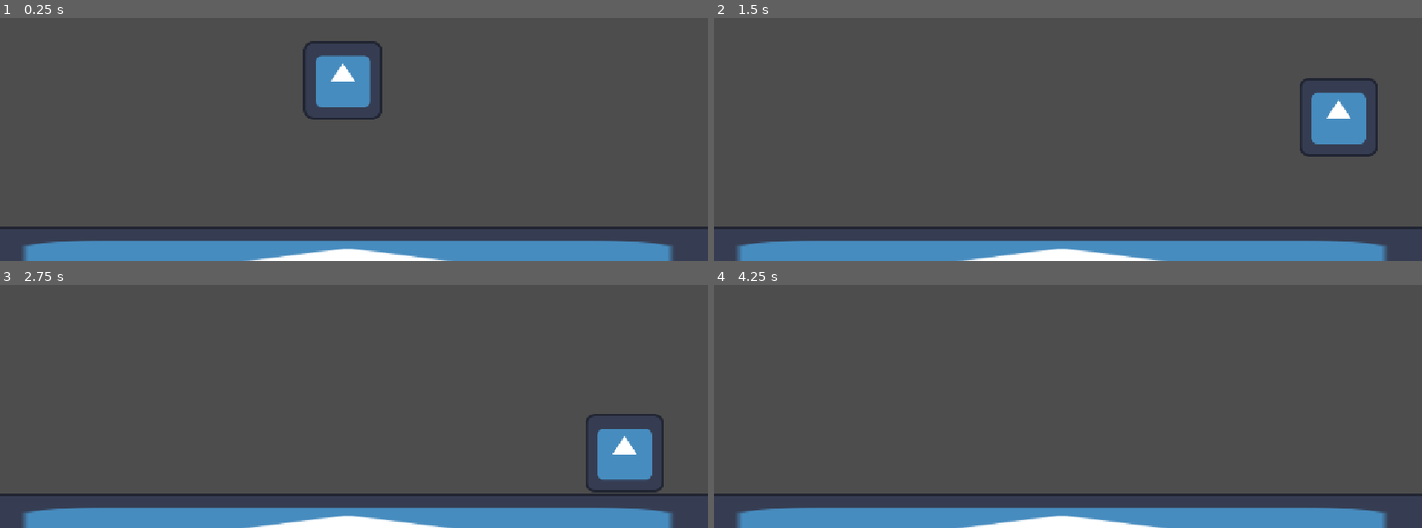
Above: before the commit, frames 1-4 (two rows, left to right).
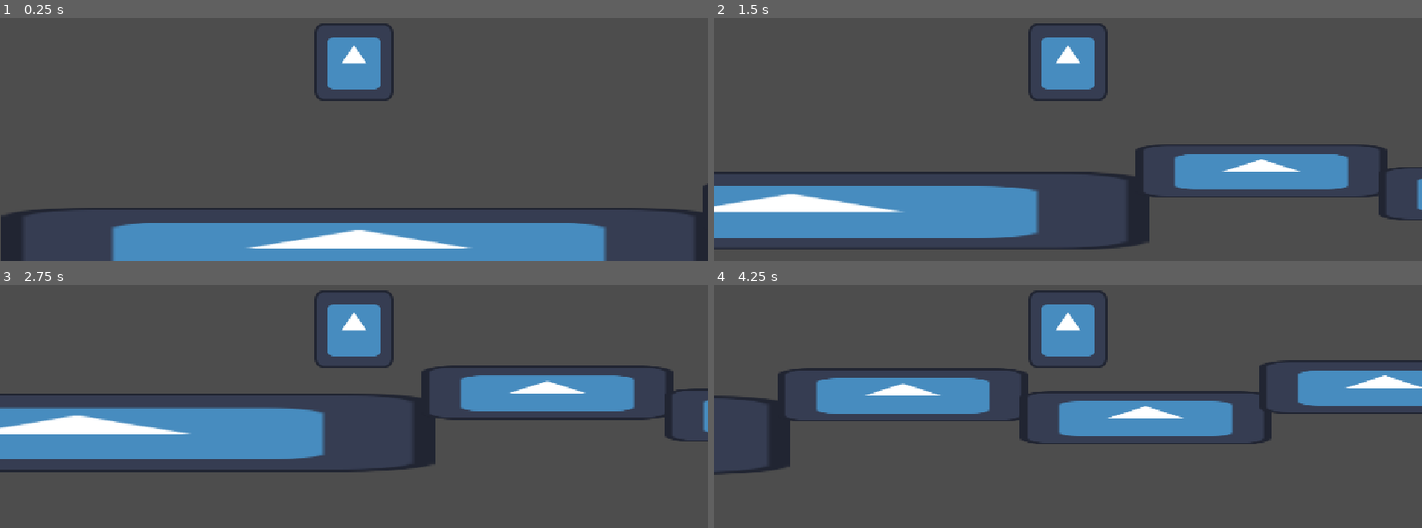
Above: after the commit, the same moments.

Repository: lucassillitoe/Steel_Jam_4_repo
Game: Godot game, scene res://Scenes/world.tscn
Same seed, same stepped clock (60 frames per second), same inputs: the game is played once before the commit and once after it. The engine's default icon, where the game draws it, is replaced by a stand-in: a white triangle on a blue panel in a dark square.
Inputs:
- Up to frame 1 (0.25 s): no input
- Up to frame 2 (1.5 s): hold D (Right) from 0.53 s (still down); tap W (Jump) at 0.77 s
- Up to frame 3 (2.75 s): tap W (Jump) at 1.52 s; release D (Right) at 2.03 s; hold A (Left) from 2.03 s (still down)
- Up to frame 4 (4.25 s): release A (Left) at 2.78 s; hold D (Right) from 2.78 s (still down); tap W (Jump) at 3.02, 3.77 s

The runs differ from the first frame. In frame 1, 13% of the frame differs, in the area x 0-100%, y 2-100%; in frame 2, 28%; in frame 3, 30%; in frame 4, 24%.

Commit message:
Added level generation/ loading

Diff:
--- a/steel-jam-4/Scenes/Player.tscn
+++ b/steel-jam-4/Scenes/Player.tscn
@@ -30,3 +30,5 @@
 shape = SubResource("RectangleShape2D_cxr5p")
 
 [node name="Player" type="Node2D" parent="." unique_id=1124715086]
+
+[node name="Camera2D" type="Camera2D" parent="." unique_id=1253609222]
--- /dev/null
+++ b/steel-jam-4/Scenes/level_1.tscn
@@ -0,0 +1,46 @@
+[gd_scene format=3 uid="uid://0hfb7pye7juf"]
+
+[ext_resource type="Texture2D" uid="uid://bstjl6eg77tw5" path="res://icon.svg" id="1_3hls8"]
+
+[sub_resource type="RectangleShape2D" id="RectangleShape2D_p73qd"]
+size = Vector2(130, 128)
+
+[node name="Level1" type="Node2D" unique_id=1862300251]
+
+[node name="Platform" type="StaticBody2D" parent="." unique_id=114860117]
+position = Vector2(179, 590)
+scale = Vector2(3.2000012, 0.68)
+metadata/_edit_group_ = true
+
+[node name="Sprite2D" type="Sprite2D" parent="Platform" unique_id=1827378005]
+texture = ExtResource("1_3hls8")
+
+[node name="CollisionShape2D" type="CollisionShape2D" parent="Platform" unique_id=66424875]
+shape = SubResource("RectangleShape2D_p73qd")
+
+[node name="Platform2" type="StaticBody2D" parent="." unique_id=1444496530]
+position = Vector2(574, 627)
+scale = Vector2(3.2000012, 0.68)
+metadata/_edit_group_ = true
+
+[node name="Sprite2D" type="Sprite2D" parent="Platform2" unique_id=344250314]
+texture = ExtResource("1_3hls8")
+
+[node name="CollisionShape2D" type="CollisionShape2D" parent="Platform2" unique_id=1765855797]
+shape = SubResource("RectangleShape2D_p73qd")
+
+[node name="Platform3" type="StaticBody2D" parent="." unique_id=1669109673]
+position = Vector2(963, 577)
+scale = Vector2(3.2000012, 0.68)
+metadata/_edit_group_ = true
+
+[node name="Sprite2D" type="Sprite2D" parent="Platform3" unique_id=255070185]
+texture = ExtResource("1_3hls8")
+
+[node name="CollisionShape2D" type="CollisionShape2D" parent="Platform3" unique_id=1005082706]
+shape = SubResource("RectangleShape2D_p73qd")
+
+[node name="StartMarker" type="Marker2D" parent="." unique_id=1066193840]
+
+[node name="EndMarker" type="Marker2D" parent="." unique_id=1646833628]
+position = Vector2(1152, 0)
--- /dev/null
+++ b/steel-jam-4/Scenes/level_2.tscn
@@ -0,0 +1,46 @@
+[gd_scene format=3 uid="uid://b5txh8gsi65ks"]
+
+[ext_resource type="Texture2D" uid="uid://bstjl6eg77tw5" path="res://icon.svg" id="1_jg0dc"]
+
+[sub_resource type="RectangleShape2D" id="RectangleShape2D_p73qd"]
+size = Vector2(130, 128)
+
+[node name="Level2" type="Node2D" unique_id=1121499362]
+
+[node name="Platform" type="StaticBody2D" parent="." unique_id=998286537]
+position = Vector2(191.99998, 626)
+scale = Vector2(3.2000012, 0.68)
+metadata/_edit_group_ = true
+
+[node name="Sprite2D" type="Sprite2D" parent="Platform" unique_id=400871580]
+texture = ExtResource("1_jg0dc")
+
+[node name="CollisionShape2D" type="CollisionShape2D" parent="Platform" unique_id=1150098569]
+shape = SubResource("RectangleShape2D_p73qd")
+
+[node name="Platform2" type="StaticBody2D" parent="." unique_id=83722427]
+position = Vector2(569, 576)
+scale = Vector2(3.2000012, 0.68)
+metadata/_edit_group_ = true
+
+[node name="Sprite2D" type="Sprite2D" parent="Platform2" unique_id=2066318589]
+texture = ExtResource("1_jg0dc")
+
+[node name="CollisionShape2D" type="CollisionShape2D" parent="Platform2" unique_id=650985991]
+shape = SubResource("RectangleShape2D_p73qd")
+
+[node name="Platform3" type="StaticBody2D" parent="." unique_id=1126115678]
+position = Vector2(950, 622)
+scale = Vector2(3.2000012, 0.68)
+metadata/_edit_group_ = true
+
+[node name="Sprite2D" type="Sprite2D" parent="Platform3" unique_id=932120735]
+texture = ExtResource("1_jg0dc")
+
+[node name="CollisionShape2D" type="CollisionShape2D" parent="Platform3" unique_id=63334223]
+shape = SubResource("RectangleShape2D_p73qd")
+
+[node name="StartMarker" type="Marker2D" parent="." unique_id=1988297562]
+
+[node name="EndMarker" type="Marker2D" parent="." unique_id=1560015450]
+position = Vector2(1152, 0)
--- a/steel-jam-4/Scenes/world.tscn
+++ b/steel-jam-4/Scenes/world.tscn
@@ -1,23 +1,28 @@
 [gd_scene format=3 uid="uid://bkuljb8ttmm4u"]
 
+[ext_resource type="Script" uid="uid://w61ke2cfyl54" path="res://Scripts/world.gd" id="1_5a7ea"]
 [ext_resource type="Texture2D" uid="uid://bstjl6eg77tw5" path="res://Assets/Icons/icon.svg" id="1_go701"]
 [ext_resource type="PackedScene" uid="uid://8n0qk2i80rta" path="res://Scenes/Player.tscn" id="2_5a7ea"]
+[ext_resource type="PackedScene" uid="uid://0hfb7pye7juf" path="res://Scenes/level_1.tscn" id="2_fo5ed"]
+[ext_resource type="PackedScene" uid="uid://b5txh8gsi65ks" path="res://Scenes/level_2.tscn" id="3_5ukr8"]
 
 [sub_resource type="RectangleShape2D" id="RectangleShape2D_t07qy"]
-size = Vector2(128, 129)
+size = Vector2(1167, 129)
 
 [node name="World" type="Node2D" unique_id=555161220]
+script = ExtResource("1_5a7ea")
+RoomsArray = Array[PackedScene]([ExtResource("2_fo5ed"), ExtResource("3_5ukr8")])
 
 [node name="Floor" type="StaticBody2D" parent="." unique_id=315756783]
 position = Vector2(566, 655.00006)
-scale = Vector2(11.9487095, 0.98302096)
 metadata/_edit_group_ = true
 
 [node name="Sprite2D" type="Sprite2D" parent="Floor" unique_id=2078496933]
+scale = Vector2(9.1, 1)
 texture = ExtResource("1_go701")
 
 [node name="CollisionShape2D" type="CollisionShape2D" parent="Floor" unique_id=1435258774]
-position = Vector2(-2, -1.5)
+position = Vector2(4.5, -1.5)
 shape = SubResource("RectangleShape2D_t07qy")
 
 [node name="Player" parent="." unique_id=1786778758 instance=ExtResource("2_5a7ea")]
--- /dev/null
+++ b/steel-jam-4/Scripts/world.gd
@@ -0,0 +1,31 @@
+extends Node2D
+
+@export var RoomsArray: Array[PackedScene] = []
+@export var RoomsToLoad: int = 5
+
+var NextSpawnPosition: Vector2 = Vector2(1152,0)
+
+# Called when the node enters the scene tree for the first time.
+func _ready() -> void:
+	for i in range (RoomsToLoad):
+		SpawnNextRoom()
+
+func SpawnNextRoom():
+	#Just in case the array is empty
+	if RoomsArray.is_empty():
+		return
+
+	#Finding next room
+	var Instance = RoomsArray.pick_random().instantiate()
+
+	#Spawning the room
+	Instance.position = NextSpawnPosition
+	add_child(Instance)
+
+	#Setting the next position
+	NextSpawnPosition = Instance.get_node("EndMarker").global_position
+
+
+# Called every frame. 'delta' is the elapsed time since the previous frame.
+func _process(delta: float) -> void:
+	pass
Not shown, added: steel-jam-4/Scripts/world.gd.uid
